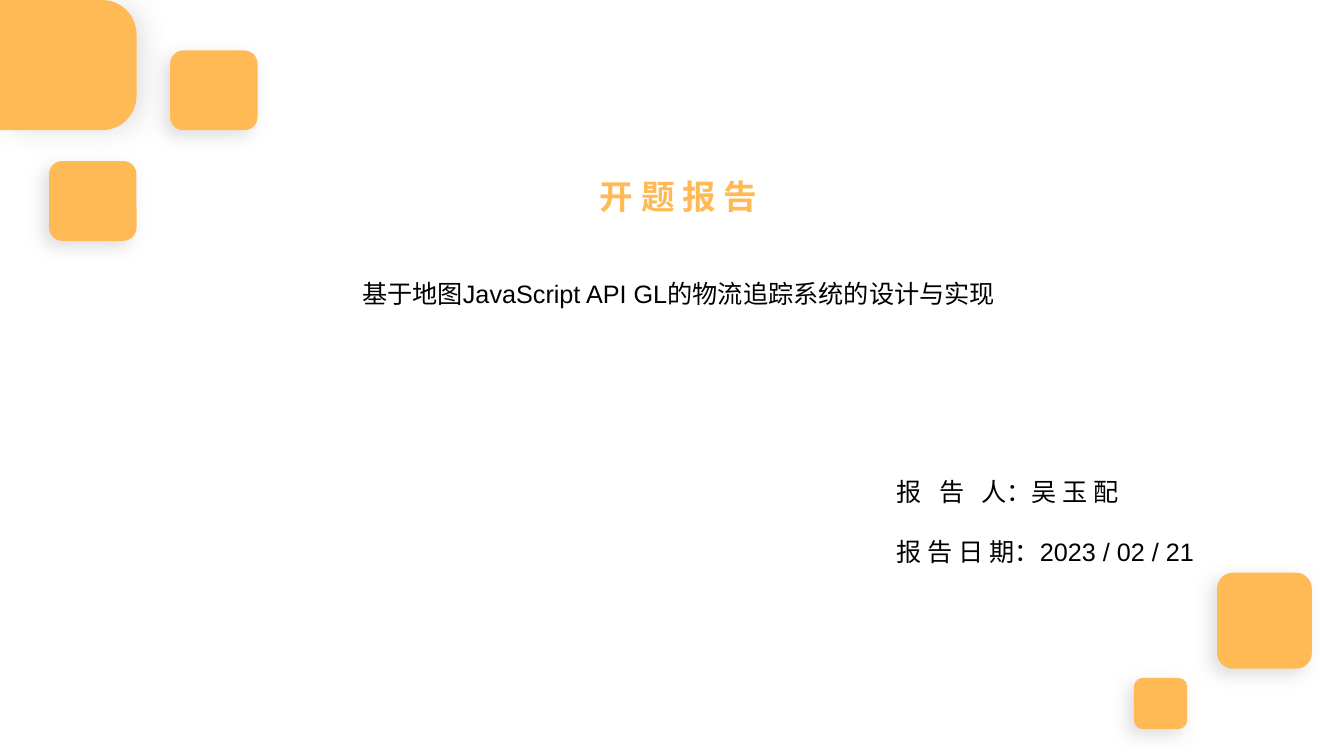
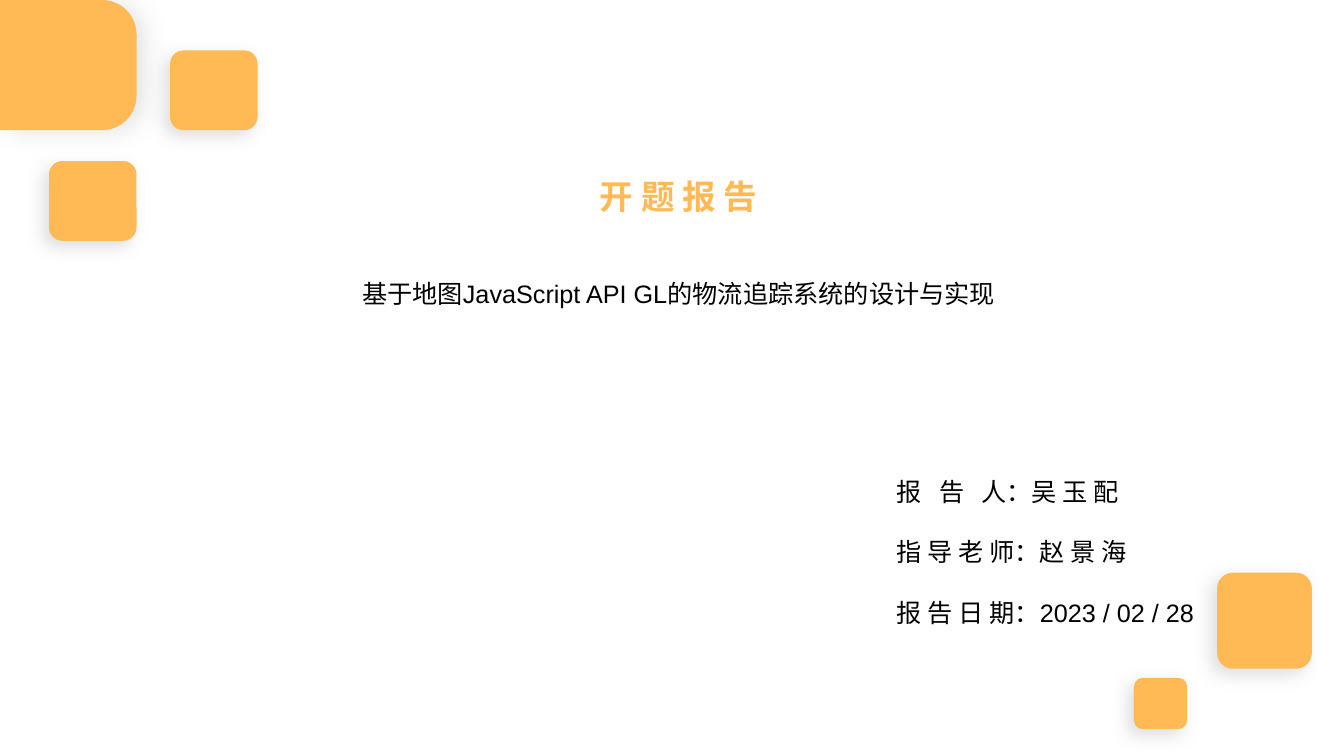
Before and after one commit to wu-yu-pei/graduation-design-file, a slide deck: slide 1 of 开题报告演讲PPT.pptx. Drawn at 1344x756 pixels with LibreOffice and Linux fonts; fonts in the diff are those of the drawing. Boxes give left, top, right and bottom in pixels: in the first picture for what was removed or moved away, otherwise in the second. Text is boxed around its words. In the diff, an @@ line names an element or a change of style, - is before the commit and + after.

```diff
--- a/开题报告演讲PPT.pptx
+++ b/开题报告演讲PPT.pptx
@@ text at <box>897,539,1194,625</box>: text changed @@
-报 告 日 期：2023 / 02 / 21
+指 导 老 师：赵 景 海
+报 告 日 期：2023 / 02 / 28
```
Also in this commit, not shown: 1 other slide changed.
